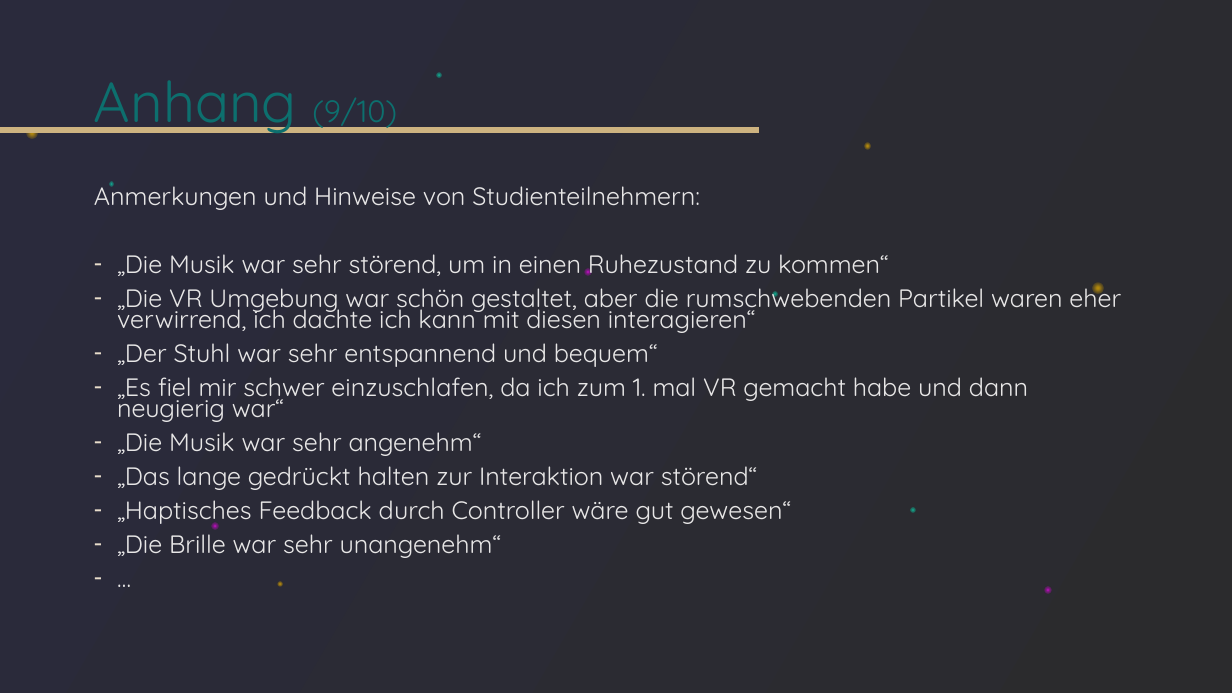
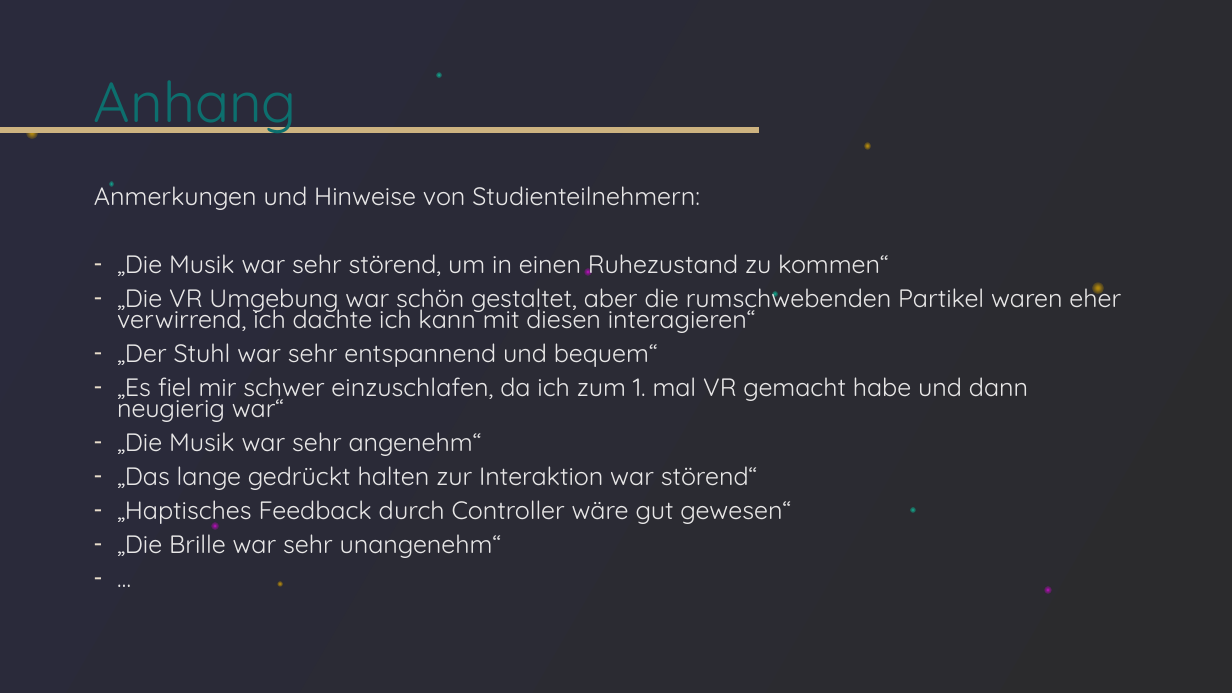
Before and after one commit to tlahmann/mci-af, a slide deck: slide 39 of presentation/Resync Studie.pptx (slide 36 before the commit). Drawn at 1232x693 pixels with LibreOffice and Linux fonts; fonts in the diff are those of the drawing. Boxes give left, top, right and bottom in pixels: in the first picture for what was removed or moved away, otherwise in the second. Text is boxed around its words. In the diff, an @@ line names an element or a change of style, - is before the commit and + after.

```diff
--- a/presentation/Resync Studie.pptx
+++ b/presentation/Resync Studie.pptx
@@ title at [94, 80, 297, 133]: text changed @@
-Anhang (9/10)
+Anhang
```
Also in this commit, not shown: 5 other slides changed, 9 slides added, 6 slides removed.
